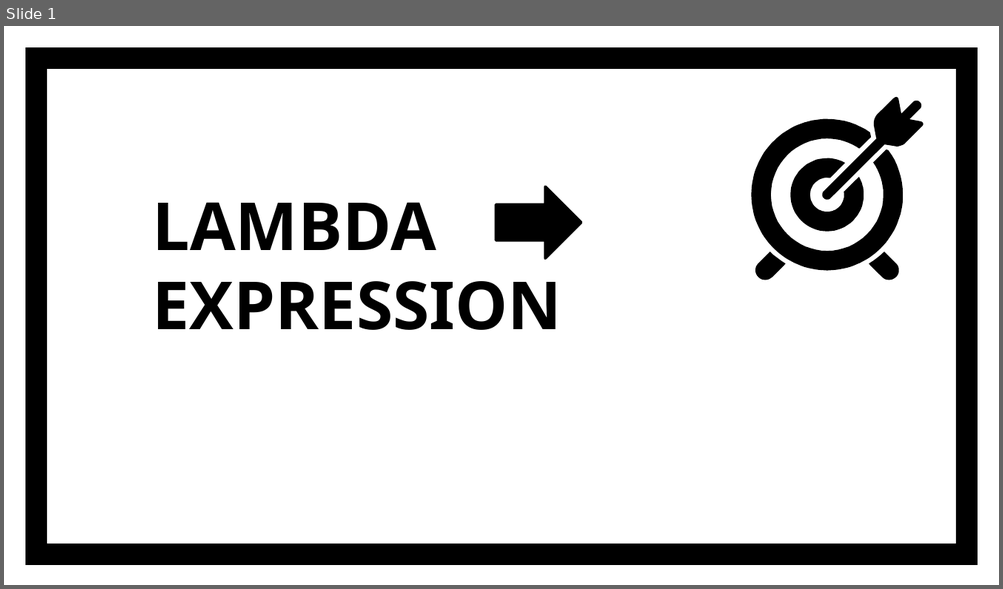
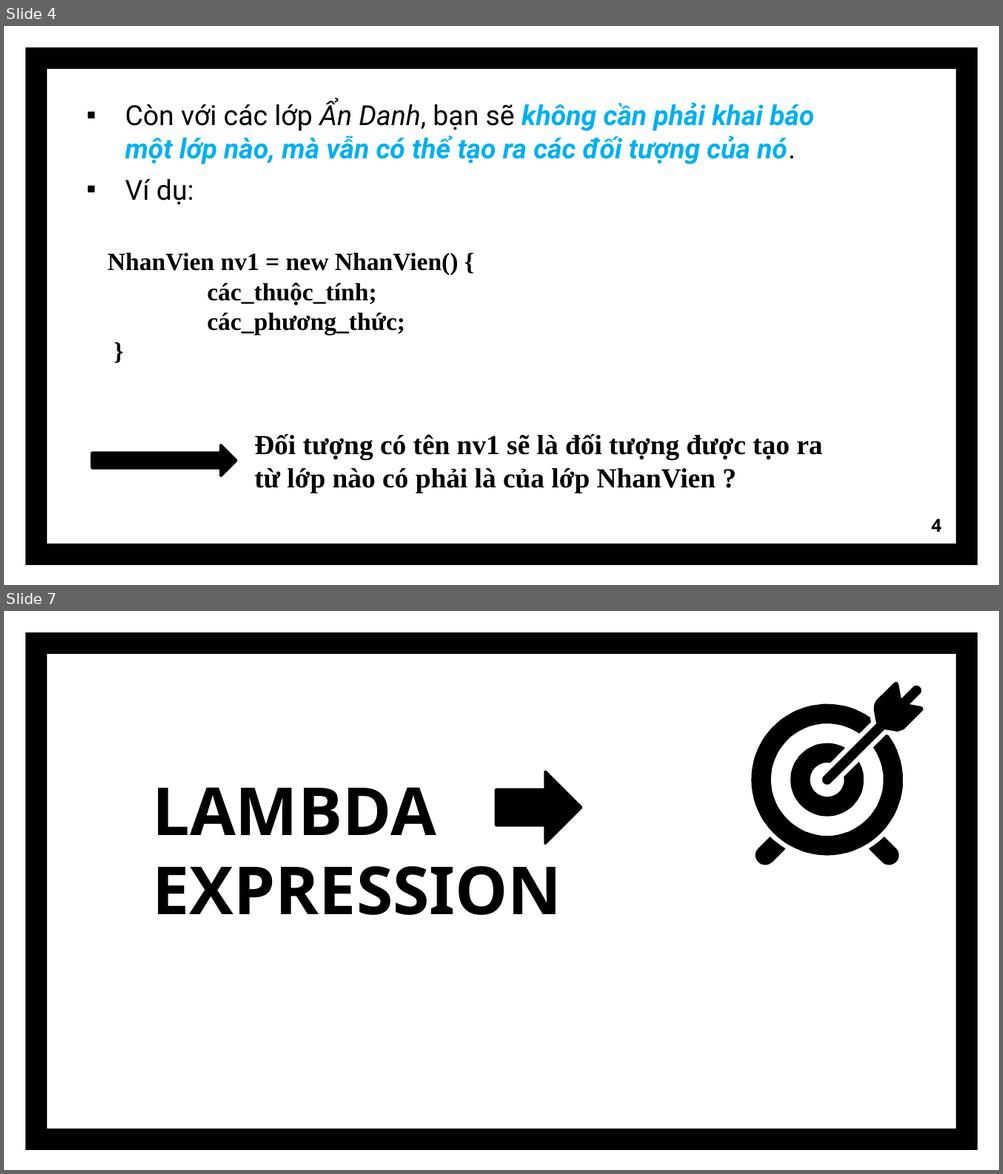
Before and after one commit to GiaHao810/Nhom3, a slide deck: ProjectNhom3/src/baocaogiuaki/lambda/Lambda.pptx. Shown one above the other, each under a label of ours: slide 1 before the commit, slides 4 and 7 after it; the slides between them are not shown. The pictures are 1003x589 and 1003x1174 pixels, drawn with LibreOffice and Linux fonts; fonts in the diff are those of the drawing. Boxes give left, top, right and bottom in pixels: in the first picture for what was removed or moved away, otherwise in the second. Text is boxed around its words. In the diff, an @@ line names an element or a change of style, - is before the commit and + after.

```diff
--- a/ProjectNhom3/src/baocaogiuaki/lambda/Lambda.pptx
+++ b/ProjectNhom3/src/baocaogiuaki/lambda/Lambda.pptx
@@ slide 4 added at box(4, 26, 999, 585), background #FFFFFF; not listed: 1 template element that a slide beside it also shows @@
@@ text added at box(125, 99, 814, 205), 20 pt, text #00B0F0, bold, italic @@
+▪ Còn với các lớp Ẩn Danh, bạn sẽ không cần phải khai báo một lớp nào, mà vẫn có thể tạo ra các đối tượng của nó.
+▪ Ví dụ:
@@ text added at box(108, 252, 458, 335), 18 pt, text #000000, bold @@
+NhanVien nv1 = new NhanVien() {
+các_thuộc_tính;
+các_phương_thức;
+}
@@ right arrow added at box(91, 446, 236, 477), fill #000000, outline #000000 2 pt @@
@@ text added at box(254, 434, 822, 493), 20 pt, text #000000, bold @@
+Đối tượng có tên nv1 sẽ là đối tượng được tạo ra từ lớp nào có phải là của lớp NhanVien ?
@@ page number added at box(931, 519, 942, 532), 13 pt, text #000000, bold @@
+4
@@ what was slide 1 is now slide 7 @@
```
Also in this commit, not shown: 5 other slides added, 7 other files.
